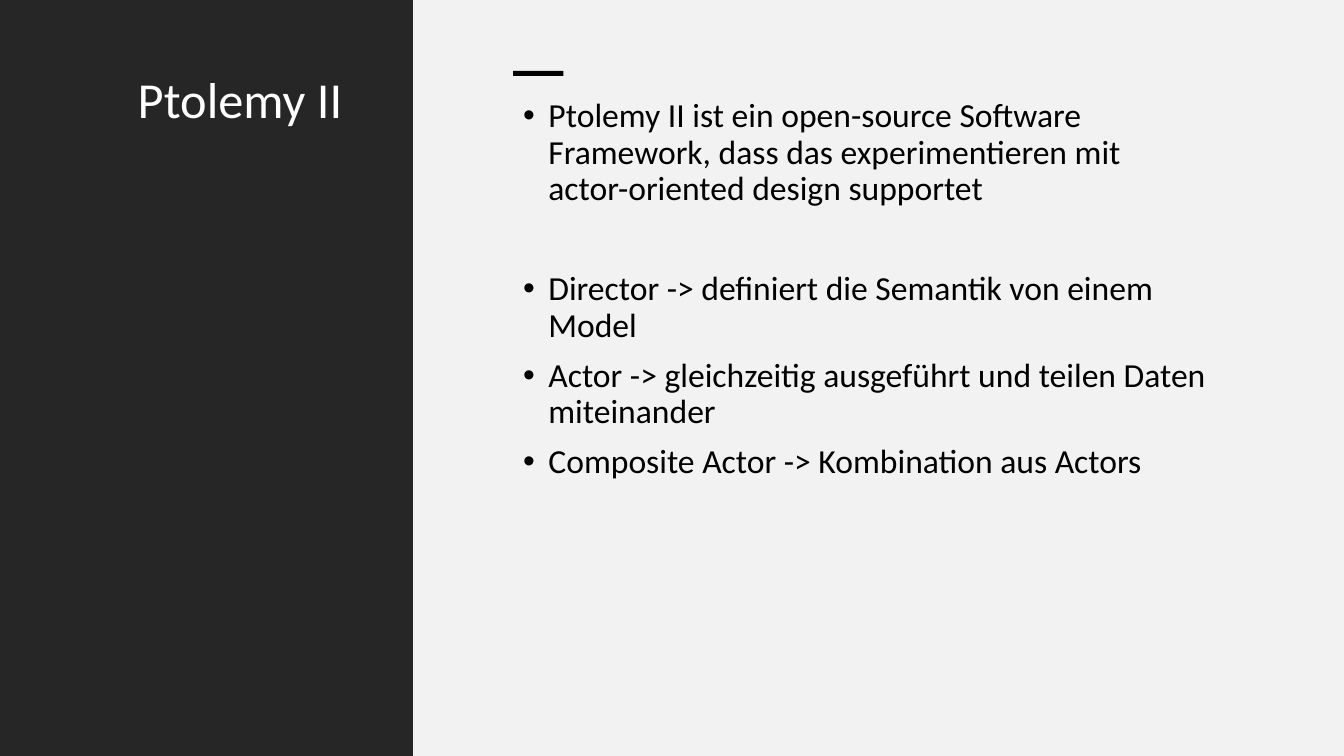
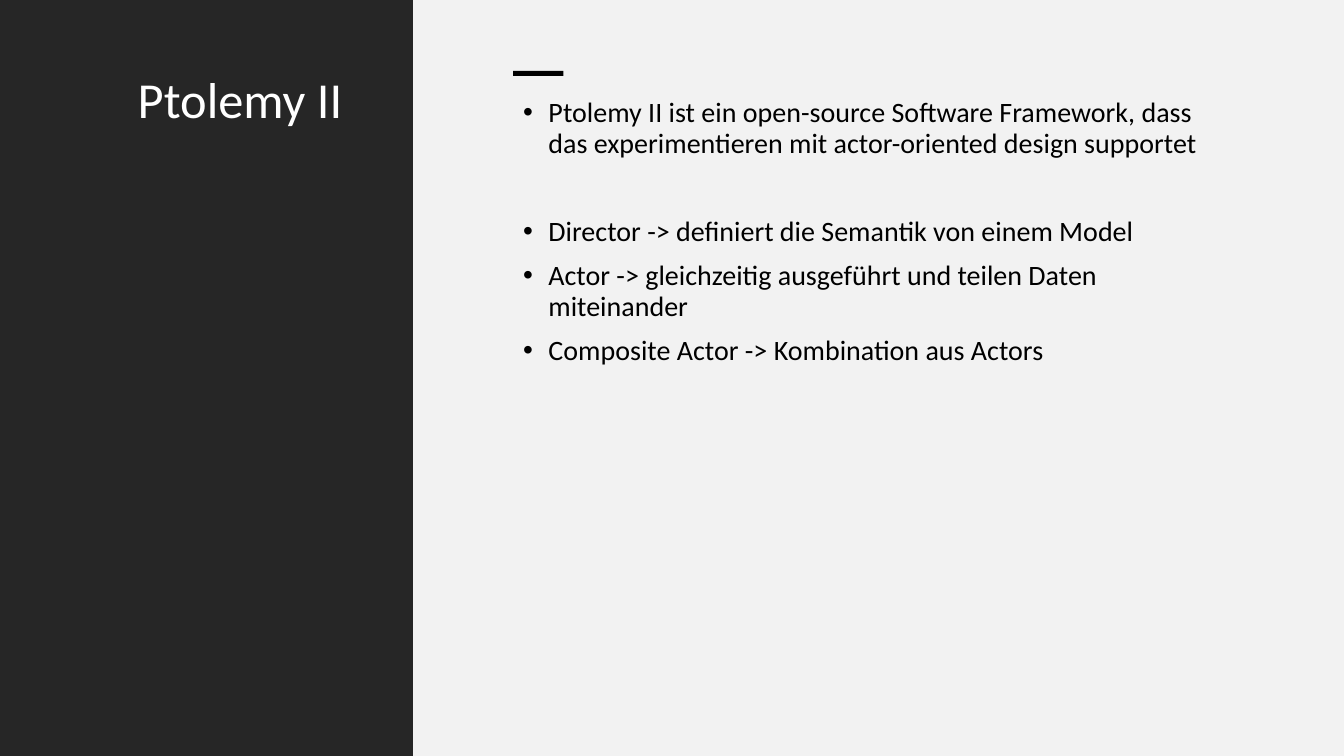
Before and after one commit to code-drey/car_simulation, a slide deck: slide 4 of Presentation/Traffic-flow-modeling-and-analysis.pptx. Drawn at 1344x756 pixels with LibreOffice and Linux fonts; fonts in the diff are those of the drawing. Boxes give left, top, right and bottom in pixels: in the first picture for what was removed or moved away, otherwise in the second. Text is boxed around its words. In the diff, an @@ line names an element or a change of style, - is before the commit and + after.

Commit message:
font size

```diff
--- a/Presentation/Traffic-flow-modeling-and-analysis.pptx
+++ b/Presentation/Traffic-flow-modeling-and-analysis.pptx
@@ text "Ptolemy II ist ein open-source ..." at [548,102,1196,365]: size 24 to 20 pt @@
```
Also in this commit, not shown: 1 other slide changed.
